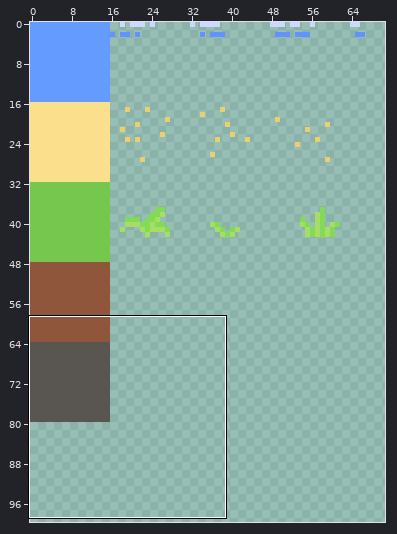
Two versions of one pixel-art file, assets/tiles.ase. Above, an overview of the earlier version with the close-up marked.
Close-up. First the earlier version:
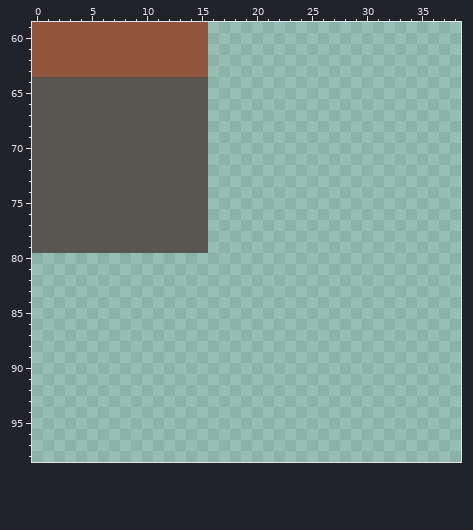
128x128 pixels, 1 frame. Shown: x 0..38, y 59..98. The wide view leaves out empty margins.
And afterwards:
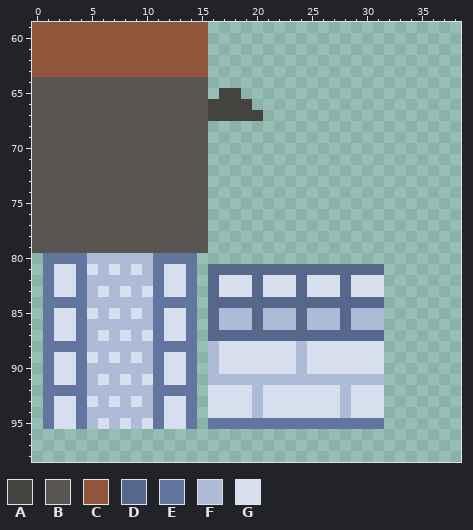
Palette (. is transparent): A #454340  B #595652  C #8f563b  D #55678b  E #61759e  F #adbbd7  G #d7dfef
Edits made:
y 65: x 17..18 .. -> AA
y 66: x 16..19 .... -> AAAA
y 67: x 16..20 ..... -> AAAAA
y 80: x 1..14 .............. -> EEEEFFFFFFEEEE
y 81: x 1..14 .............. -> EGGEGFGFGFEGGE; x 16..31 ................ -> DDDDDDDDDDDDDDDD
y 82: x 1..14 .............. -> EGGEFFFFFFEGGE; x 16..31 ................ -> DGGGDGGGDGGGDGGG
y 83: x 1..14 .............. -> EGGEFGFGFGEGGE; x 16..31 ................ -> DGGGDGGGDGGGDGGG
y 84: x 1..14 .............. -> EEEEFFFFFFEEEE; x 16..31 ................ -> DDDDDDDDDDDDDDDD
y 85: x 1..14 .............. -> EGGEGFGFGFEGGE; x 16..31 ................ -> DFFFDFFFDFFFDFFF
y 86: x 1..14 .............. -> EGGEFFFFFFEGGE; x 16..31 ................ -> DFFFDFFFDFFFDFFF
y 87: x 1..14 .............. -> EGGEFGFGFGEGGE; x 16..31 ................ -> DDDDDDDDDDDDDDDD
y 88: x 1..14 .............. -> EEEEFFFFFFEEEE; x 16..31 ................ -> FGGGGGGGFGGGGGGG
y 89: x 1..14 .............. -> EGGEGFGFGFEGGE; x 16..31 ................ -> FGGGGGGGFGGGGGGG
y 90: x 1..14 .............. -> EGGEFFFFFFEGGE; x 16..31 ................ -> FGGGGGGGFGGGGGGG
y 91: x 1..14 .............. -> EGGEFGFGFGEGGE; x 16..31 ................ -> FFFFFFFFFFFFFFFF
y 92: x 1..14 .............. -> EEEEFFFFFFEEEE; x 16..31 ................ -> GGGGFGGGGGGGFGGG
y 93: x 1..14 .............. -> EGGEGFGFGFEGGE; x 16..31 ................ -> GGGGFGGGGGGGFGGG
y 94: x 1..14 .............. -> EGGEFFFFFFEGGE; x 16..31 ................ -> GGGGFGGGGGGGFGGG
y 95: x 1..14 .............. -> EGGEFGFGFGEGGE; x 16..31 ................ -> EEEEEEEEEEEEEEEE
Boxes around the changes in both close-ups, in picture pixels (x1, y1, x2, y2):
added: (208, 88, 263, 121)
added: (43, 253, 384, 429)
